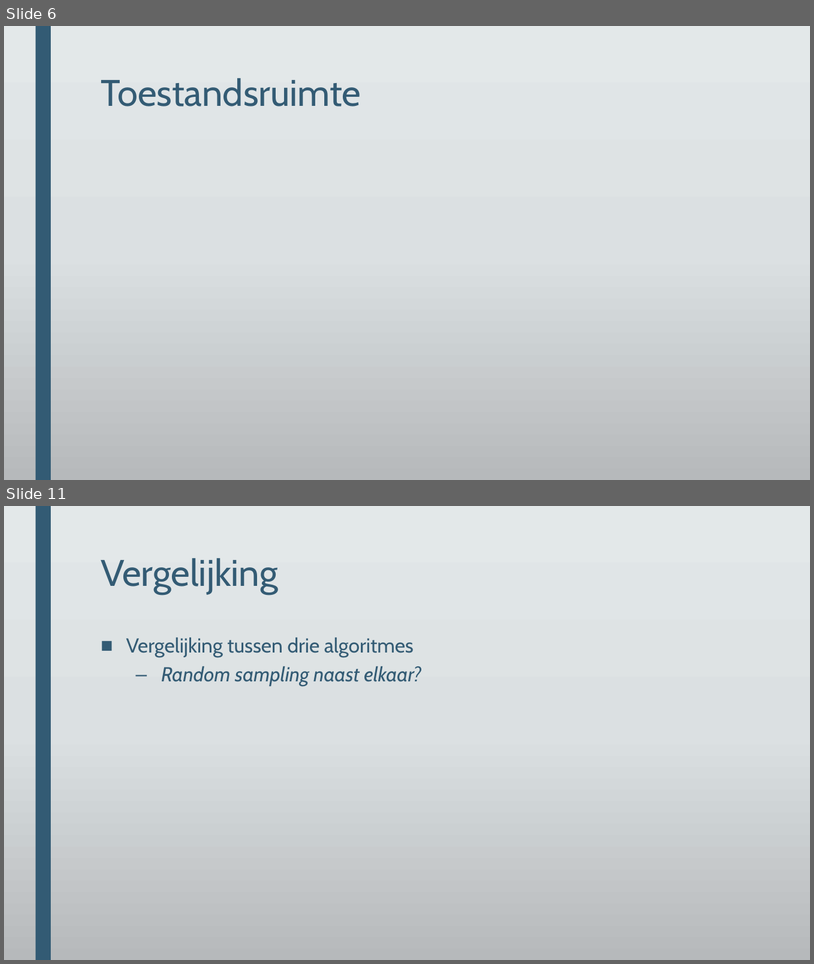
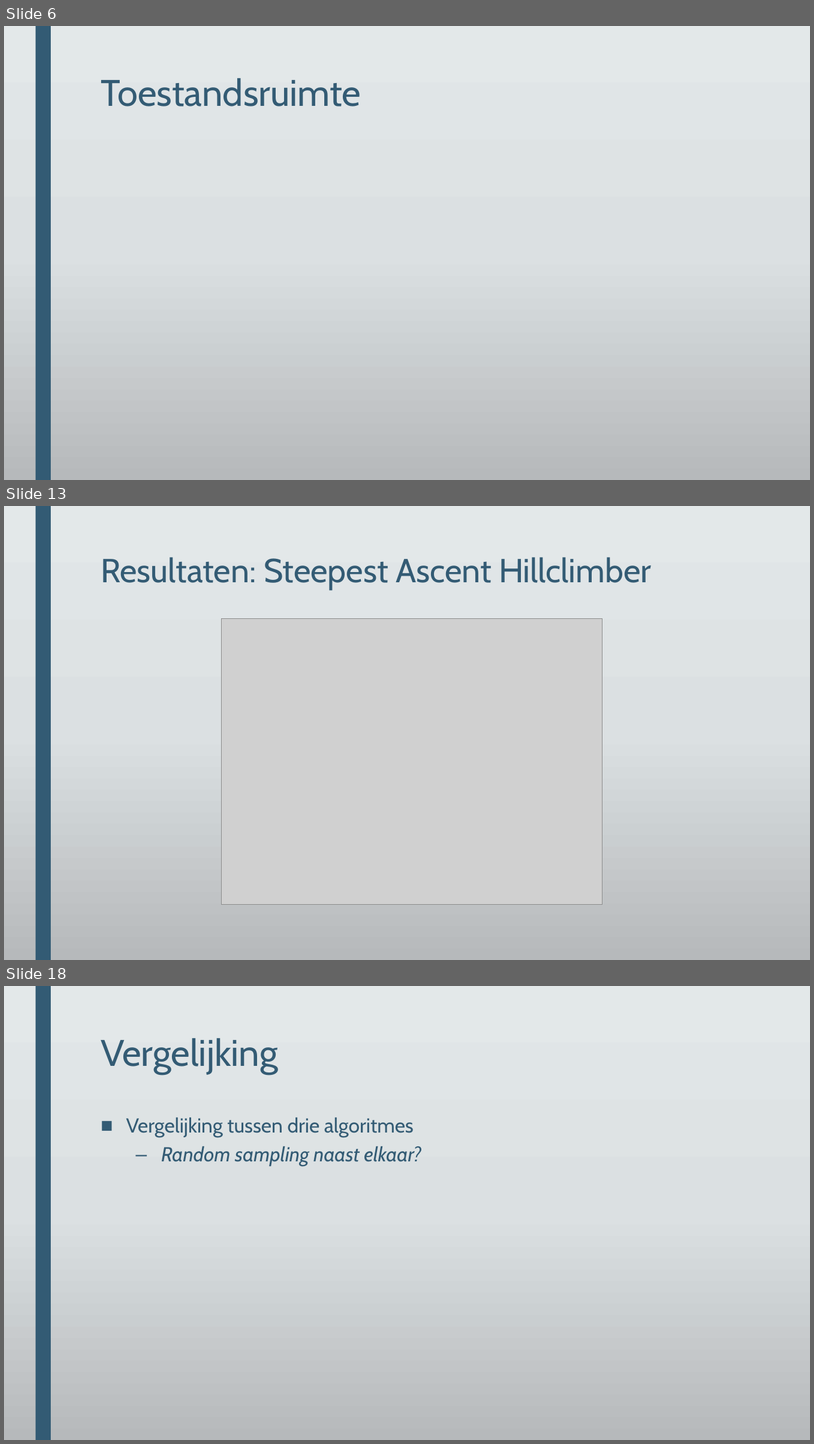
Before and after one commit to DeRoostermakers/Heuristieken, a slide deck: Presentaties/storyboard eindpresentatie.pptx. Shown one above the other, each under a label of ours: slides 6 and 11 before the commit, slides 6, 13 and 18 after it; the slides between them are not shown. The pictures are 814x964 and 814x1444 pixels, drawn with LibreOffice and Linux fonts; fonts in the diff are those of the drawing; grey boxes stand for pictures; background and template pictures are left out. Boxes give left, top, right and bottom in pixels: in the first picture for what was removed or moved away, otherwise in the second. Text is boxed around its words. In the diff, an @@ line names an element or a change of style, - is before the commit and + after.

```diff
--- a/Presentaties/storyboard eindpresentatie.pptx
+++ b/Presentaties/storyboard eindpresentatie.pptx
@@ slide 13 added at (4, 506, 810, 960), background gradient #E3E8EA to #DCE0E2 to #B6BABC; not listed: 1 template element that a slide beside it also shows @@
@@ title added at (101, 557, 651, 589), 39.6 pt, text #335B74 @@
+Resultaten: Steepest Ascent Hillclimber
@@ picture added at (222, 619, 603, 904) @@
@@ what was slide 11 is now slide 18 @@
```
Also in this commit, not shown: 4 slides changed, 9 other slides added, 3 slides removed, 6 other files.
